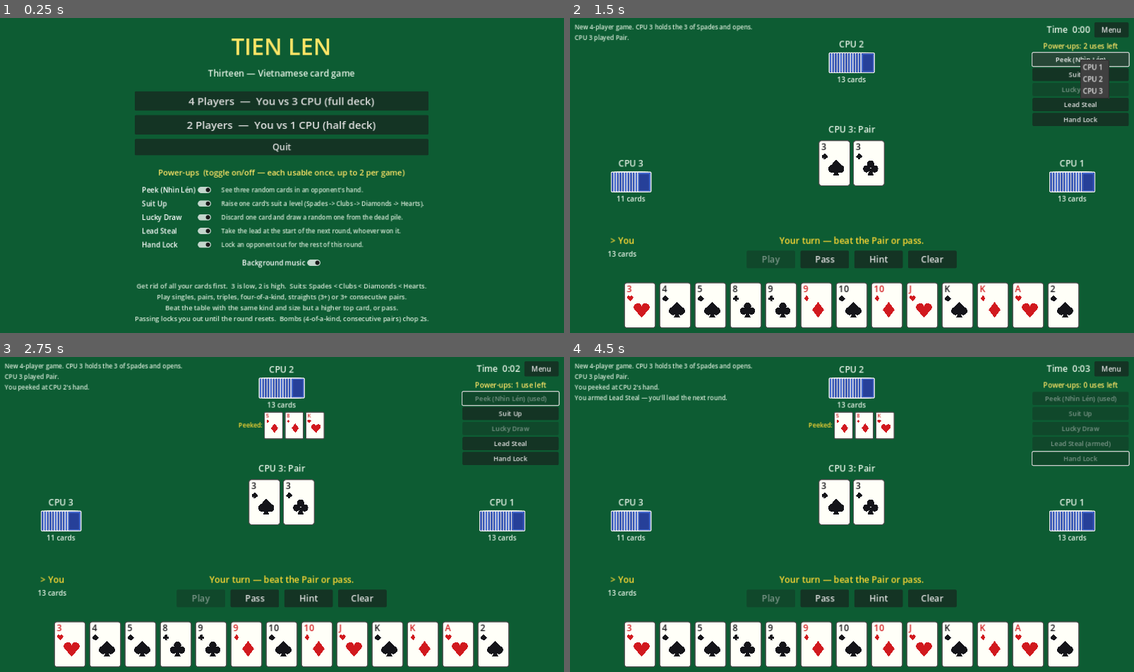
Above: before the commit, frames 1-4 (two rows, left to right).
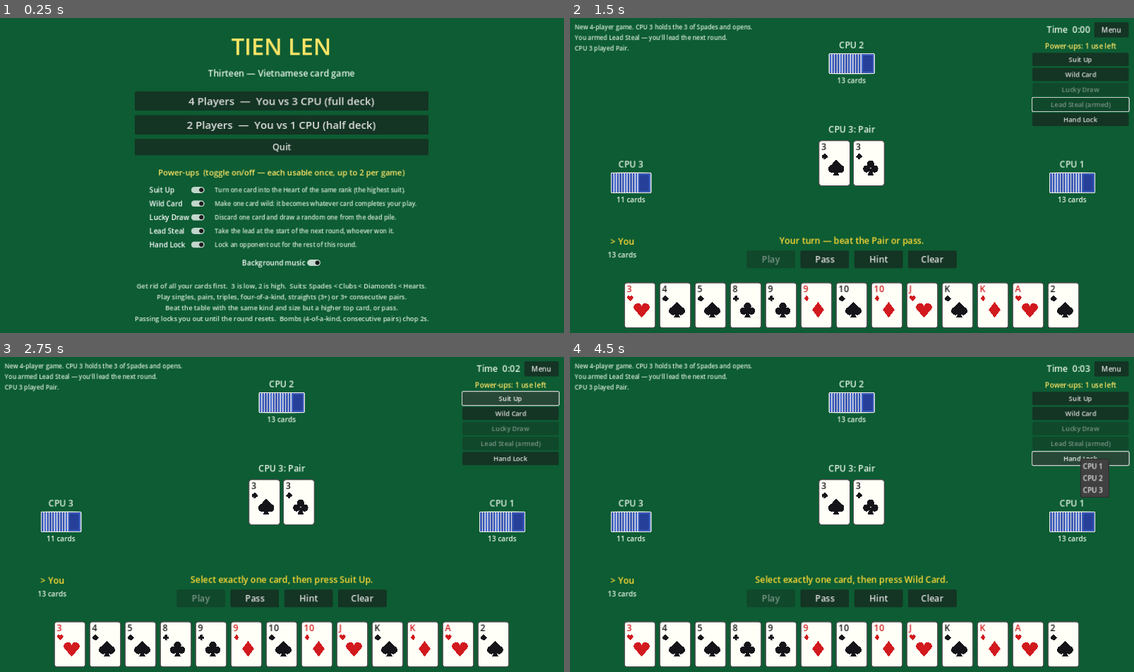
Above: after the commit, the same moments.

Repository: kyogic/13-card-game
Game: Godot game, scene res://scenes/main.tscn
Two runs of this game, one before a commit and one after it. Both use one fixed random seed, a clock stepped at 60 frames per second and the inputs below.
Inputs (mouse positions are in pixels of both pictures, inside the frame that each line leads up to):
- Up to frame 1 (0.25 s): no input
- Up to frame 2 (1.5 s): click "4 Players — You vs 3 CPU (ful…" at 0.5 s; click "Peek (Nhìn Lén)" (after the commit: "Lead Steal") at 1.25 s
- Up to frame 3 (2.75 s): click "Suit Up" at 2 s
- Up to frame 4 (4.5 s): click (1083, 442) at 2.75 s, where only the run before the commit has a clickable "Lead Steal"; click (1083, 413) at 3.5 s, where only the run after the commit has a clickable "Wild Card"; click (1083, 457) at 4.25 s, where only the run after the commit has a clickable "Hand Lock"

The runs differ from the first frame. In frame 1, 2.6% of the frame differs, in the area x 25-76%, y 53-74%; in frame 2, 2.4%; in frame 3, 3.6%; in frame 4, 4.7%, in the area x 0-98%, y 2-77%.

Commit message:
Rework power-ups: remove Peek, Suit Up always makes a Heart, add Wild Card
Co-Authored-By: Claude Opus 5.5 <noreply@anthropic.com>
Claude-Session: https://claude.ai/code/session_014DXRZL11i9gK84TREh4B5Z

Diff:
--- a/scripts/card_view.gd
+++ b/scripts/card_view.gd
@@ -15,6 +15,10 @@
 		selected = value
 		queue_redraw()
 var interactive := false
+var wild := false:
+	set(value):
+		wild = value
+		queue_redraw()
 
 
 func setup(p_card: int, p_face_up := true, p_interactive := false, scale_factor := 1.0) -> void:
@@ -51,8 +55,12 @@
 
 	box.bg_color = Color(1, 1, 0.97)
 	box.border_color = Color(1.0, 0.8, 0.1) if selected else Color(0.3, 0.3, 0.3)
-	if selected:
+	if wild and not selected:
+		box.border_color = Color(0.6, 0.2, 0.9)
+	if selected or wild:
 		box.set_border_width_all(4)
+	if wild:
+		box.bg_color = Color(0.93, 0.88, 1.0)
 	draw_style_box(box, rect)
 
 	var s := Rules.suit(card)
@@ -64,6 +72,9 @@
 	draw_string(font, Vector2(6 * k, 22 * k), label, HORIZONTAL_ALIGNMENT_LEFT, -1, font_size, color)
 	_draw_suit(s, Vector2(14 * k, 36 * k), 7 * k, color)
 	_draw_suit(s, size * 0.5 + Vector2(4 * k, 10 * k), 18 * k, color)
+	if wild:
+		draw_string(font, Vector2(0, size.y - 6 * k), "WILD", HORIZONTAL_ALIGNMENT_CENTER, size.x,
+			int(14 * k), Color(0.5, 0.1, 0.8))
 
 
 ## Suit pips built from primitives so no special font glyphs are required.
--- a/scripts/main.gd
+++ b/scripts/main.gd
@@ -14,8 +14,8 @@
 const MAX_POWERUP_USES := 2
 ## key -> [button name, description]. Each power-up can be used once per game.
 const POWERUPS := {
-	"peek": ["Peek (Nhìn Lén)", "See three random cards in an opponent's hand."],
-	"suit_up": ["Suit Up", "Raise one card's suit a level (Spades -> Clubs -> Diamonds -> Hearts)."],
+	"suit_up": ["Suit Up", "Turn one card into the Heart of the same rank (the highest suit)."],
+	"wild": ["Wild Card", "Make one card wild: it becomes whatever card completes your play."],
 	"lucky_draw": ["Lucky Draw", "Discard one card and draw a random one from the dead pile."],
 	"lead_steal": ["Lead Steal", "Take the lead at the start of the next round, whoever won it."],
 	"hand_lock": ["Hand Lock", "Lock an opponent out for the rest of this round."],
@@ -42,8 +42,7 @@
 var dead_pile: Array = []      # undealt cards + cleared tricks + discards
 var locked: Array = []         # locked[p] == true -> Hand Lock until the round resets
 var lead_steal_armed := false
-var peek_player := -1
-var peek_cards: Array = []
+var wild_card := -1            # value of the card in your hand made wild, or -1
 var pending_target_power := ""
 var flash_text := ""           # one-shot status message shown on the next refresh
 var game_start_ms := 0
@@ -282,13 +281,10 @@
 		var backs := HBoxContainer.new()
 		backs.alignment = BoxContainer.ALIGNMENT_CENTER
 		backs.add_theme_constant_override("separation", -26)
-		var peek_row := HBoxContainer.new()
-		peek_row.alignment = BoxContainer.ALIGNMENT_CENTER
 		box.add_child(name_label)
 		if p != HUMAN:
 			box.add_child(backs)
 		box.add_child(info_label)
-		box.add_child(peek_row)
 		table.add_child(box)
 		box.set_anchors_and_offsets_preset(presets[p], Control.PRESET_MODE_KEEP_SIZE)
 		match presets[p]:
@@ -302,8 +298,7 @@
 				# Your seat is just a name tag at the bottom-left above the hand.
 				box.set_anchors_and_offsets_preset(Control.PRESET_BOTTOM_LEFT)
 				_set_offsets(box, 20, 220, -230, -170)
-		seats.append({"box": box, "name_label": name_label, "backs": backs, "info_label": info_label,
-			"peek_row": peek_row})
+		seats.append({"box": box, "name_label": name_label, "backs": backs, "info_label": info_label})
 
 
 func _set_offsets(c: Control, l: float, r: float, t: float, b: float) -> void:
@@ -383,8 +378,7 @@
 	powerup_used = {}
 	powerup_uses_left = MAX_POWERUP_USES
 	lead_steal_armed = false
-	peek_player = -1
-	peek_cards = []
+	wild_card = -1
 	flash_text = ""
 	finish_order = []
 	last_combo = {}
@@ -427,9 +421,11 @@
 		_do_play(current, cards)
 
 
-func _do_play(p: int, cards: Array) -> void:
+## `from_hand` are the cards leaving the hand when they differ from what is played
+## (a wild card is played as the card it stands in for).
+func _do_play(p: int, cards: Array, from_hand: Array = []) -> void:
 	var combo := Rules.analyze(cards)
-	for c in cards:
+	for c in (from_hand if not from_hand.is_empty() else cards):
 		hands[p].erase(c)
 	cards = cards.duplicate()
 	cards.sort()
@@ -558,7 +554,12 @@
 	var cards := _selected_cards()
 	if current != HUMAN or _play_error(cards) != "":
 		return
-	_do_play(HUMAN, cards)
+	var played := _resolve_wild(cards)
+	if cards.has(wild_card):
+		var stand_in: int = played[cards.find(wild_card)]
+		_log("Your wild card was played as the %s." % Rules.card_name(stand_in))
+		wild_card = -1
+	_do_play(HUMAN, played, cards)
 
 
 func _on_pass_pressed() -> void:
@@ -590,9 +591,34 @@
 
 
 ## Returns why the selection can't be played, or "" if it can.
-func _play_error(cards: Array) -> String:
-	if cards.is_empty():
+## Replaces the wild card (if selected) with the strongest card that makes the
+## selection a legal play. Keeps positions so callers can find the stand-in.
+func _resolve_wild(cards: Array) -> Array:
+	var idx := cards.find(wild_card)
+	if idx < 0:
+		return cards
+	var best := cards
+	var best_score := -1
+	for v in 52:
+		var trial := cards.duplicate()
+		trial[idx] = v
+		var combo := Rules.analyze(trial)
+		if not Rules.can_beat(combo, last_combo):
+			continue
+		if required_card >= 0 and not trial.has(required_card):
+			continue
+		var bomb: bool = combo.type == Rules.Type.QUAD or combo.type == Rules.Type.DOUBLE_SEQ
+		var score: int = combo.top + (100 if bomb else 0)
+		if score > best_score:
+			best_score = score
+			best = trial
+	return best
+
+
+func _play_error(selected: Array) -> String:
+	if selected.is_empty():
 		return "Select cards to play."
+	var cards := _resolve_wild(selected)
 	var combo := Rules.analyze(cards)
 	if not Rules.is_valid(combo):
 		return "That isn't a valid combination."
@@ -614,6 +640,7 @@
 	for c in hands[HUMAN]:
 		var v := CardView.new()
 		v.setup(c, true, true)
+		v.wild = c == wild_card
 		v.clicked.connect(_on_card_clicked)
 		hand_area.add_child(v)
 		hand_views.append(v)
@@ -655,22 +682,6 @@
 				var back := CardView.new()
 				back.setup(-1, false, false, 0.45)
 				backs.add_child(back)
-		var peek_row: HBoxContainer = seat.peek_row
-		for child in peek_row.get_children():
-			child.queue_free()
-		if p == peek_player:
-			var still_held := []
-			var hand_copy: Array = hands[p].duplicate()
-			for c in peek_cards:
-				if hand_copy.has(c):
-					hand_copy.erase(c)
-					still_held.append(c)
-			if not still_held.is_empty():
-				peek_row.add_child(_make_label("Peeked:", 14, TURN_COLOR))
-			for c in still_held:
-				var v := CardView.new()
-				v.setup(c, true, false, 0.6)
-				peek_row.add_child(v)
 
 	# Centre pile.
 	for child in pile_cards.get_children():
@@ -710,7 +721,11 @@
 		elif err != "":
 			status_label.text = err
 		else:
-			status_label.text = "Ready: %s" % Rules.type_name(Rules.analyze(_selected_cards()))
+			var sel := _selected_cards()
+			var played := _resolve_wild(sel)
+			status_label.text = "Ready: %s" % Rules.type_name(Rules.analyze(played))
+			if sel.has(wild_card):
+				status_label.text += "  (wild = %s)" % Rules.card_name(played[sel.find(wild_card)])
 	_refresh_powerups()
 	if flash_text != "":
 		status_label.text = flash_text
@@ -762,9 +777,6 @@
 	if not table.visible or overlay.visible or hands[HUMAN].is_empty():
 		return "unavailable"
 	match key:
-		"peek":
-			if _opponents_with_cards().is_empty():
-				return "no targets"
 		"lead_steal":
 			pass  # can be armed at any time; fires when the next round starts
 		"lucky_draw":
@@ -772,7 +784,7 @@
 				return "your turn only"
 			if dead_pile.is_empty():
 				return "dead pile empty"
-		"suit_up":
+		"suit_up", "wild":
 			if current != HUMAN:
 				return "your turn only"
 		"hand_lock":
@@ -818,8 +830,8 @@
 	if _powerup_block(key) != "":
 		return
 	match key:
-		"peek", "hand_lock":
-			var targets := _opponents_with_cards() if key == "peek" else _lockable_opponents()
+		"hand_lock":
+			var targets := _lockable_opponents()
 			if targets.size() == 1:
 				_apply_targeted_powerup(key, targets[0])
 				return
@@ -833,7 +845,7 @@
 			lead_steal_armed = true
 			_log("You armed Lead Steal — you'll lead the next round.")
 			_refresh_ui()
-		"suit_up", "lucky_draw":
+		"suit_up", "lucky_draw", "wild":
 			_apply_card_powerup(key)
 
 
@@ -846,21 +858,14 @@
 
 func _apply_targeted_powerup(key: String, p: int) -> void:
 	_consume_powerup(key)
-	if key == "peek":
-		var shown: Array = hands[p].duplicate()
-		shown.shuffle()
-		peek_player = p
-		peek_cards = shown.slice(0, 3)
-		peek_cards.sort()
-		_log("You peeked at %s's hand." % names[p])
-	else:
+	if key == "hand_lock":
 		locked[p] = true
 		passed[p] = true
 		_log("You Hand-Locked %s for the rest of this round." % names[p])
 	_refresh_ui()
 
 
-## Suit Up / Lucky Draw act on exactly one selected card.
+## Suit Up / Lucky Draw / Wild Card act on exactly one selected card.
 func _apply_card_powerup(key: String) -> void:
 	var sel := _selected_cards()
 	if sel.size() != 1:
@@ -872,13 +877,24 @@
 		flash_text = "The %s must be played to open the game." % Rules.card_name(card)
 		_refresh_buttons()
 		return
+	if card == wild_card:
+		flash_text = "That card is already wild."
+		_refresh_buttons()
+		return
+	if key == "wild":
+		_consume_powerup(key)
+		wild_card = card
+		_log("Wild Card: your %s is now wild." % Rules.card_name(card))
+		_rebuild_hand()
+		_refresh_ui()
+		return
 	var new_card: int
 	if key == "suit_up":
 		if Rules.suit(card) == 3:
-			flash_text = "Hearts is already the highest suit."
+			flash_text = "That card is already a Heart."
 			_refresh_buttons()
 			return
-		new_card = card + 1
+		new_card = Rules.rank(card) * 4 + 3
 		_log("Suit Up: your %s became the %s." % [Rules.card_name(card), Rules.card_name(new_card)])
 	else:
 		new_card = dead_pile.pop_at(randi() % dead_pile.size())
--- a/tests/ui_test.gd
+++ b/tests/ui_test.gd
@@ -2,6 +2,8 @@
 ## Plays full games through the real main scene, driving the human seat with the
 ## Hint button and firing power-ups along the way.
 ## Run: godot --headless --path . --script res://tests/ui_test.gd
+
+const Rules := preload("res://scripts/rules.gd")
 
 var main: Node
 var failures := 0
@@ -46,7 +48,7 @@
 
 func _try_random_powerup() -> void:
 	var key: String = main.POWERUPS.keys().pick_random()
-	if key in ["suit_up", "lucky_draw"]:
+	if key in ["suit_up", "lucky_draw", "wild"]:
 		main._clear_selection()
 		main.hand_views.pick_random().selected = true
 	main._on_powerup_pressed(key)
@@ -62,20 +64,22 @@
 	main.required_card = -1
 	main._refresh_ui()
 
-	# Suit Up raises the selected card one suit.
+	# Suit Up turns the selected card into the Heart of its rank.
 	var hand: Array = main.hands[0]
 	var target := -1
 	for c in hand:
-		if c % 4 != 3:
+		if c % 4 == 0:
 			target = c
 			break
+	if target < 0:
+		target = hand[0] if hand[0] % 4 != 3 else hand[1]
 	main._clear_selection()
 	for v in main.hand_views:
 		if v.card == target:
 			v.selected = true
 			break
 	main._on_powerup_pressed("suit_up")
-	check(main.hands[0].has(target + 1) and main.powerup_used.has("suit_up"), "suit up")
+	check(main.hands[0].has(target - target % 4 + 3) and main.powerup_used.has("suit_up"), "suit up -> heart")
 
 	# Lucky Draw swaps a card with one from the dead pile (26 undealt cards in 2p).
 	var dead_before: int = main.dead_pile.size()
@@ -87,16 +91,16 @@
 
 	# Use limit: two used, the rest are blocked.
 	check(main.powerup_uses_left == 0, "two uses consumed")
-	check(main._powerup_block("peek") == "no uses left", "third power-up blocked")
+	check(main._powerup_block("wild") == "no uses left", "third power-up blocked")
 
-	# Peek / Hand Lock / Lead Steal in a fresh game.
+	# Wild Card completes a straight: 5S 6S + wild 9C -> 5-6-7.
+	_wild_check([_c("5", 0), _c("6", 0), _c("9", 1)], _c("9", 1), Rules.Type.STRAIGHT, _c("7", 3))
+	# Wild Card completes a pair: JS + wild 3C -> pair of Jacks.
+	_wild_check([_c("J", 0), _c("3", 1)], _c("3", 1), Rules.Type.PAIR, _c("J", 3))
+
+	# Hand Lock / Lead Steal in a fresh game.
 	main._start_game(4)
 	main.current = main.HUMAN
-	main._on_powerup_pressed("peek")
-	main._on_target_chosen(2)
-	check(main.peek_player == 2 and main.peek_cards.size() == 3, "peek")
-	for c in main.peek_cards:
-		check(main.hands[2].has(c), "peeked card is in hand")
 	main._on_powerup_pressed("hand_lock")
 	main._on_target_chosen(1)
 	check(main.locked[1] and main.passed[1], "hand lock")
@@ -119,7 +123,33 @@
 	check(main.current == 3, "locked winner passes the lead (got %d)" % main.current)
 
 	# Toggled-off power-ups can't be used.
-	main.powerup_enabled["peek"] = false
+	main.powerup_enabled["lead_steal"] = false
 	main._start_game(4)
-	check(main._powerup_block("peek") == "off", "disabled power-up")
-	main.powerup_enabled["peek"] = true
+	check(main._powerup_block("lead_steal") == "off", "disabled power-up")
+	main.powerup_enabled["lead_steal"] = true
+	check(not main.POWERUPS.has("peek"), "peek removed")
+
+
+func _c(rank_name: String, suit: int) -> int:
+	return Rules.RANK_NAMES.find(rank_name) * 4 + suit
+
+
+## Makes `wild` wild, plays `selection` as a fresh lead and checks the result.
+func _wild_check(selection: Array, wild: int, expected_type: int, expected_top: int) -> void:
+	main._start_game(2)
+	main.current = main.HUMAN
+	main.required_card = -1
+	main.hands[0] = selection + [_c("K", 0), _c("K", 1)]
+	main.hands[0].sort()
+	main._rebuild_hand()
+	for v in main.hand_views:
+		v.selected = v.card == wild
+	main._on_powerup_pressed("wild")
+	check(main.wild_card == wild, "wild card set")
+	for v in main.hand_views:
+		v.selected = selection.has(v.card)
+	check(main._play_error(main._selected_cards()) == "", "wild selection is playable")
+	main._on_play_pressed()
+	check(main.last_combo.get("type", -1) == expected_type and main.last_combo.top == expected_top,
+		"wild resolved to %s" % [main.last_cards])
+	check(main.hands[0].size() == 2 and main.wild_card == -1, "wild play removed cards from hand")
Not shown, changed: README.md
